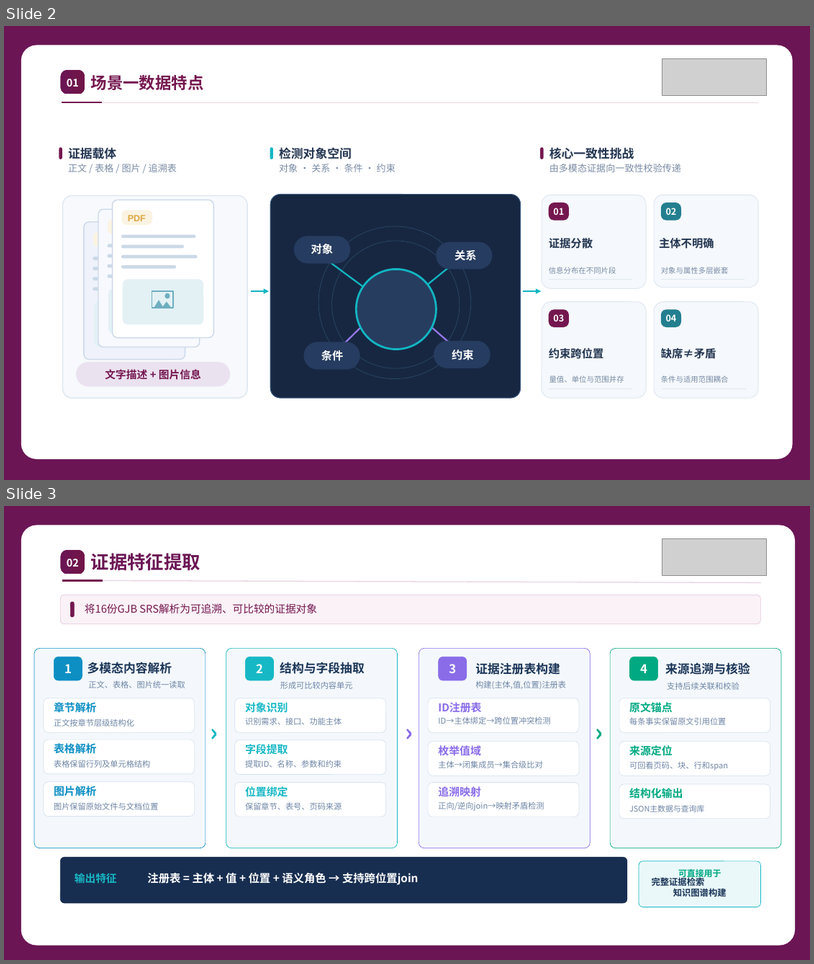
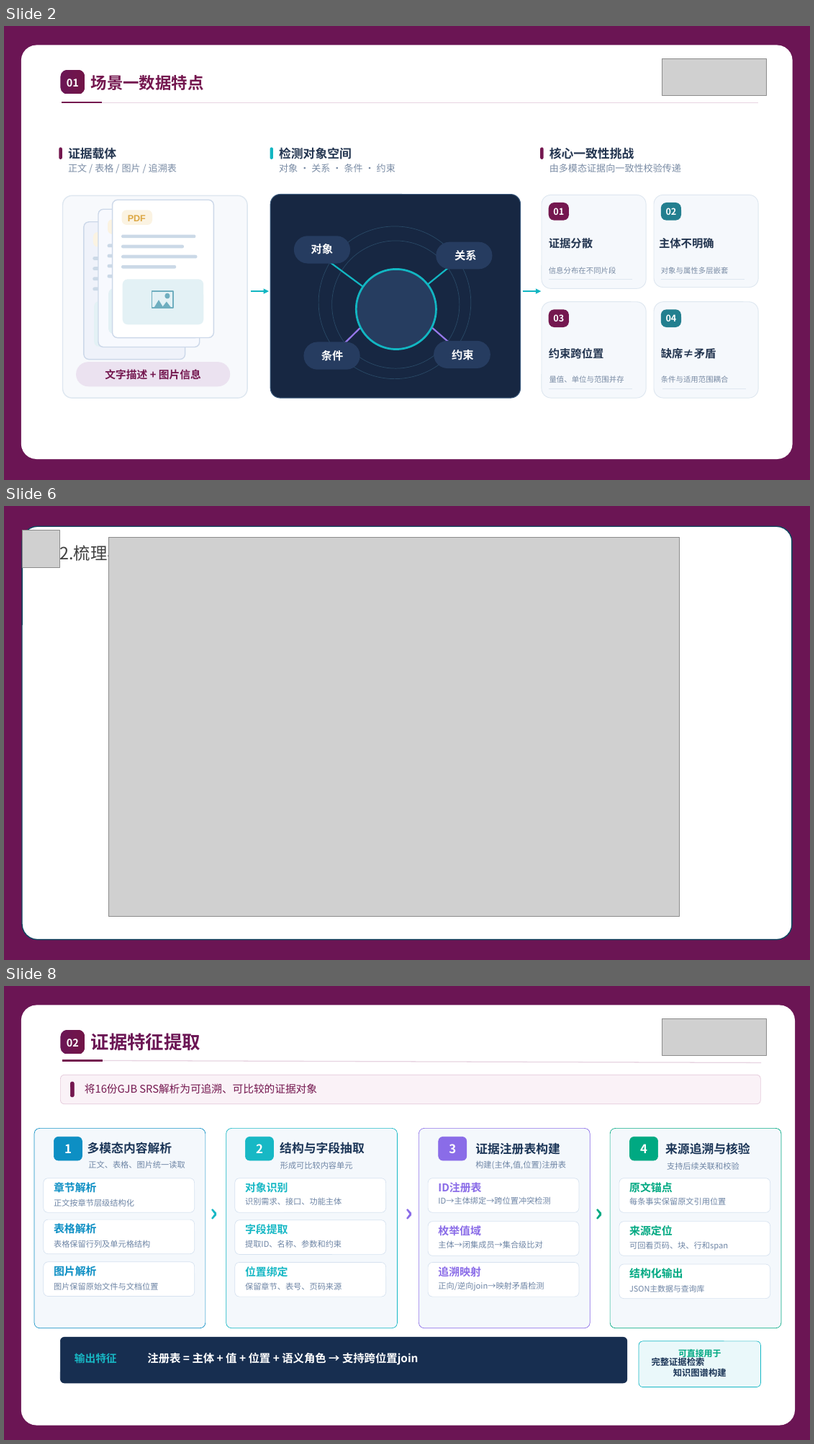
Before and after one commit to hongshi1/data-clean, a slide deck: docs/srs_project/paper/scenario1_aligned_to_scene3_4.pptx. Shown one above the other, each under a label of ours: slides 2 and 3 before the commit, slides 2, 6 and 8 after it; the slides between them are not shown. The pictures are 814x964 and 814x1444 pixels, drawn with LibreOffice and Linux fonts; fonts in the diff are those of the drawing; grey boxes stand for pictures. Boxes give left, top, right and bottom in pixels: in the first picture for what was removed or moved away, otherwise in the second. Text is boxed around its words. In the diff, an @@ line names an element or a change of style, - is before the commit and + after.

```diff
--- a/docs/srs_project/paper/scenario1_aligned_to_scene3_4.pptx
+++ b/docs/srs_project/paper/scenario1_aligned_to_scene3_4.pptx
@@ slide 6 added at box(4, 506, 810, 960), background #FFFFFF @@
@@ rectangle added at box(4, 506, 810, 960), fill #6B1554 @@
@@ rounded rectangle added at box(22, 526, 792, 939), fill #FFFFFF, outline #104760 1.5 pt @@
@@ picture added at box(22, 530, 59, 567) @@
@@ text added at box(59, 543, 157, 564), 25 pt, text #404040 @@
+2.梳理与总结
@@ picture added at box(109, 538, 680, 916) @@
@@ what was slide 3 is now slide 8 @@
```
Also in this commit, not shown: 4 other slides added, 3 other files.
